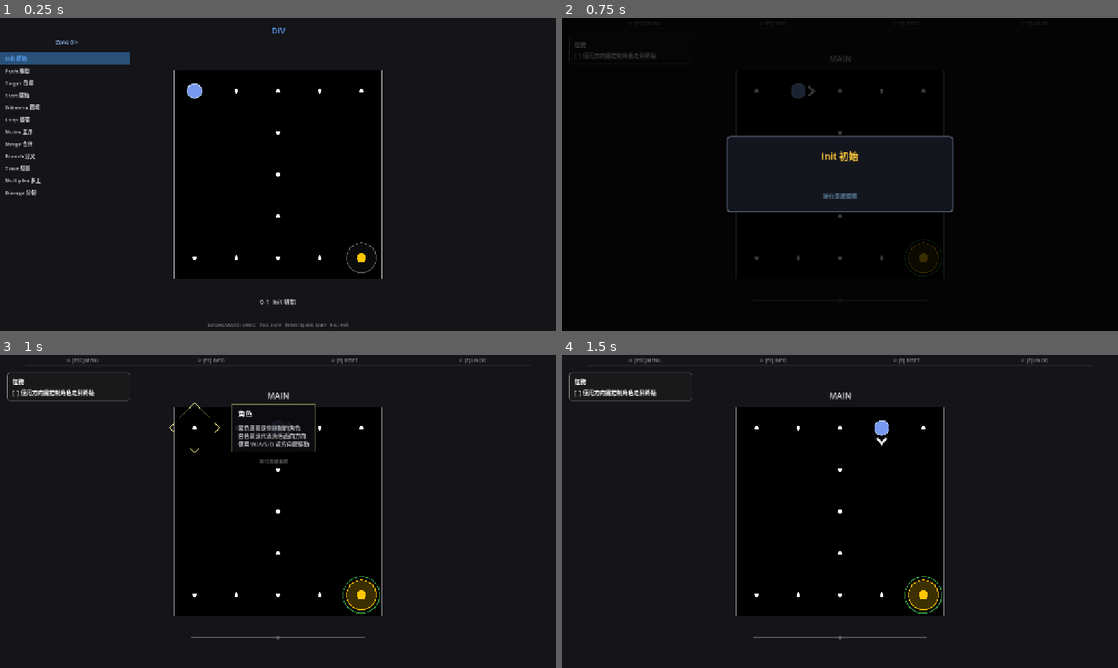
Above: before the commit, frames 1-4 (two rows, left to right).
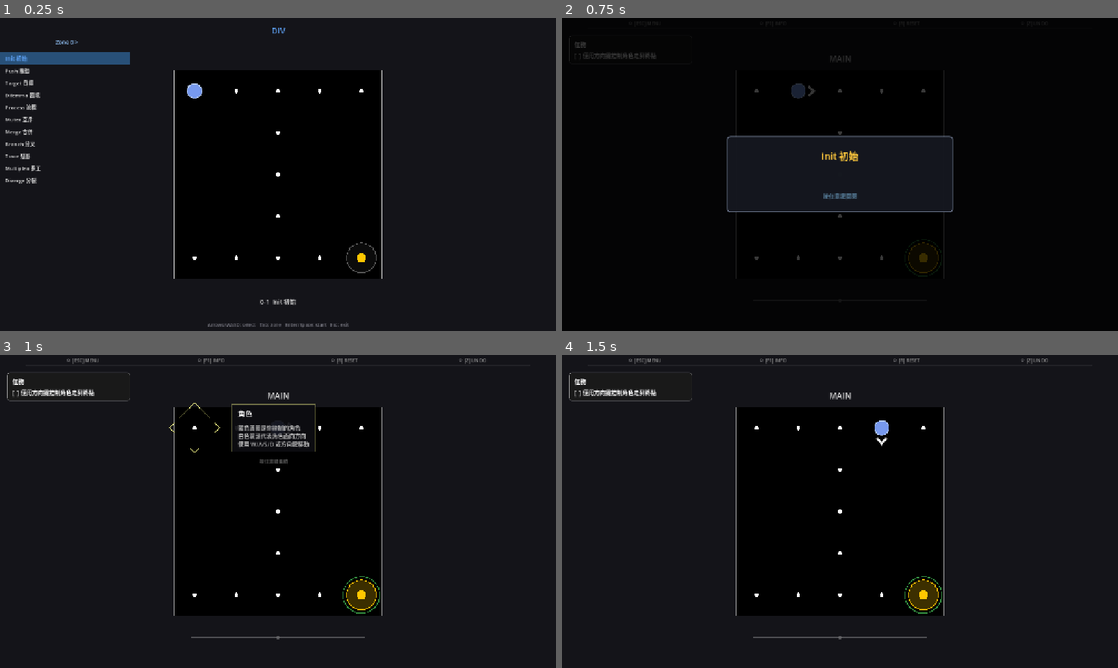
Above: after the commit, the same moments.

Repository: Periodev/DIV
Game: Godot game, scene res://scenes/main.tscn
Same seed, same stepped clock (60 frames per second), same inputs: the game is played once before the commit and once after it.
Inputs:
- Up to frame 1 (0.25 s): no input
- Up to frame 2 (0.75 s): tap Enter at 0.5 s; hold D from 0.53 s (still down); tap R at 0.6 s
- Up to frame 3 (1 s): keep holding D; tap Space at 0.77 s
- Up to frame 4 (1.5 s): release D at 1.28 s; hold S from 1.28 s (still down); tap Z at 1.35 s

The runs differ from the first frame. In frame 1, 0.5% of the frame differs, in the area x 1-8%, y 23-57%; in frame 2, nothing differs; in frame 3, nothing differs; in frame 4, nothing differs.

Commit message:
level update

Diff:
--- a/godot/scripts/TutorialController.gd
+++ b/godot/scripts/TutorialController.gd
@@ -12,7 +12,6 @@
 	"walk_to_goal": [Check.PLAYER_ON_GOAL],
 	"core_intro":   [Check.PLAYER_ON_GOAL],
 	"switch_and_goal": [Check.SWITCH_PROGRESS, Check.GOAL_ACTIVE],
-	"switch_and_goal_plain": [Check.SWITCH_PROGRESS, Check.GOAL_ACTIVE],
 	"split_switches": [
 		Check.SWITCH_ACTIVATED,
 		Check.INPUT_TAB,
@@ -26,17 +25,6 @@
 	"preview_intro": [
 		Check.HAS_BRANCHED,
 		Check.INPUT_M,
-	],
-	"diverge_intro": [
-		Check.SWITCH_ACTIVATED,
-		Check.INSTANT,
-		Check.INPUT_F1_DISMISS,
-		Check.INPUT_Z,
-		Check.HAS_BRANCHED,
-		Check.SWITCH_ACTIVATED_BRANCHED,
-		Check.INPUT_TAB,
-		Check.GOAL_ACTIVE,
-		Check.MERGE_SUCCESS,
 	],
 	"restore_intro": [
 		Check.HAS_BRANCHED,
@@ -59,8 +47,15 @@
 		Check.HAS_BRANCHED,
 		Check.SWITCH_ALL_CROSS,
 		Check.INPUT_TAB,
+		Check.PLAYER_ON_GOAL,
 		Check.MERGE_SUCCESS,
 	],
+	"mutex": [
+		Check.HAS_BRANCHED,
+		Check.SWITCH_ALL_CROSS,
+		Check.MERGE_SUCCESS,
+	],
+
 	"branch_only":    [Check.HAS_BRANCHED],
 	"switches_cross": [Check.SWITCH_ALL_CROSS],
 }
@@ -232,13 +227,15 @@
 		if _items[i]["done"]:
 			continue
 		if _items[i]["check"] == Check.INPUT_F1_DISMISS:
-			# In blocking mode, only complete if all previous steps are already done.
+			# Allow completion if all previous steps are done (normal flow),
+			# OR if the current step is a free step (blocking action = ""),
+			# which lets the player read F1 before completing step 0.
 			var prev_done := true
 			for j in i:
 				if not _items[j]["done"]:
 					prev_done = false
 					break
-			if prev_done:
+			if prev_done or get_blocking_action() == "":
 				_complete_item(i)
 				_evaluate_checks()
 			break
Not shown, changed: godot/Level/Level0.txt
